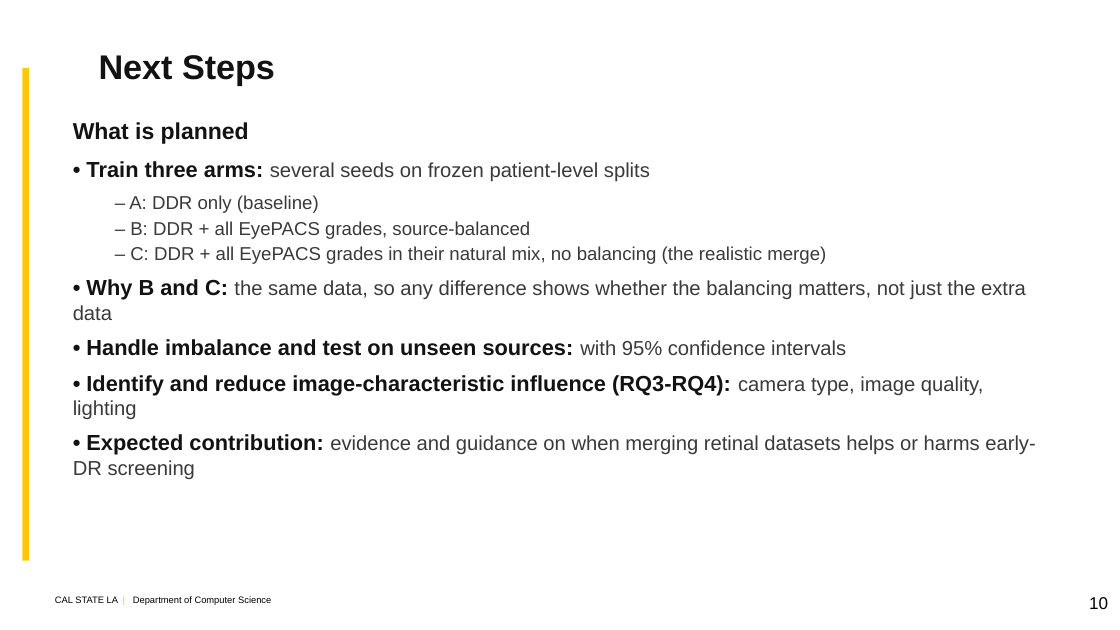
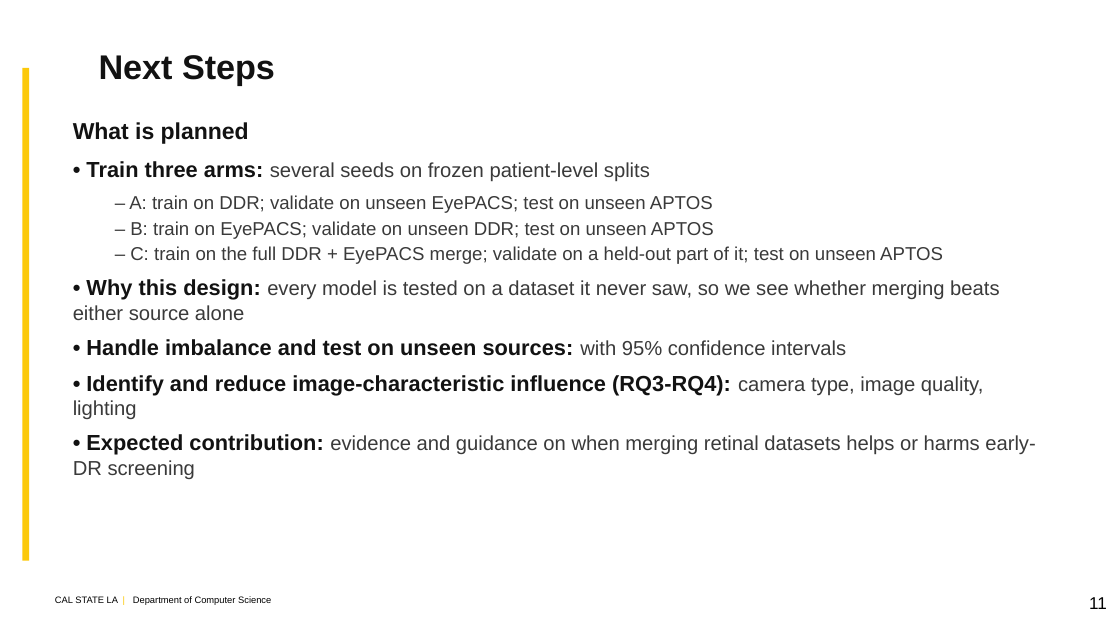
Before and after one commit to kazimab1/Early-DR, a slide deck: slide 11 of DR_Final_5min.pptx (slide 10 before the commit). Drawn at 1120x630 pixels with LibreOffice and Linux fonts; fonts in the diff are those of the drawing; background and template pictures are left out. Boxes give left, top, right and bottom in pixels: in the first picture for what was removed or moved away, otherwise in the second. Text is boxed around its words. In the diff, an @@ line names an element or a change of style, - is before the commit and + after.

```diff
--- a/DR_Final_5min.pptx
+++ b/DR_Final_5min.pptx
@@ text at [73,195,999,320]: text changed @@
-– A: DDR only (baseline)
-– B: DDR + all EyePACS grades, source-balanced
-– C: DDR + all EyePACS grades in their natural mix, no balancing (the realistic merge)
-• Why B and C: the same data, so any difference shows whether the balancing matters, not just the extra data
+– A: train on DDR; validate on unseen EyePACS; test on unseen APTOS
+– B: train on EyePACS; validate on unseen DDR; test on unseen APTOS
+– C: train on the full DDR + EyePACS merge; validate on a held-out part of it; test on unseen APTOS
+• Why this design: every model is tested on a dataset it never saw, so we see whether merging beats either source alone
@@ text at [1089,597,1107,609]: text changed @@
-10
+11
```
Also in this commit, not shown: 8 other slides changed, 1 slide added, 1 other file.
